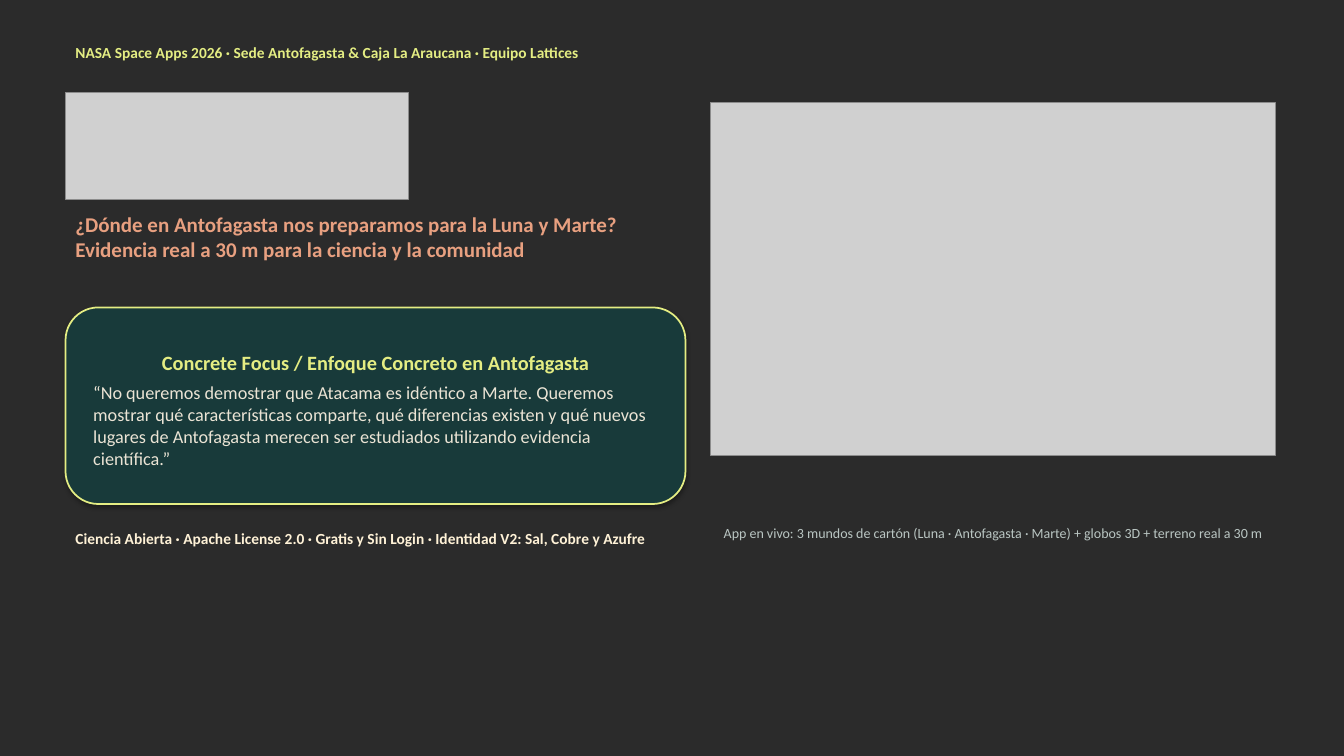
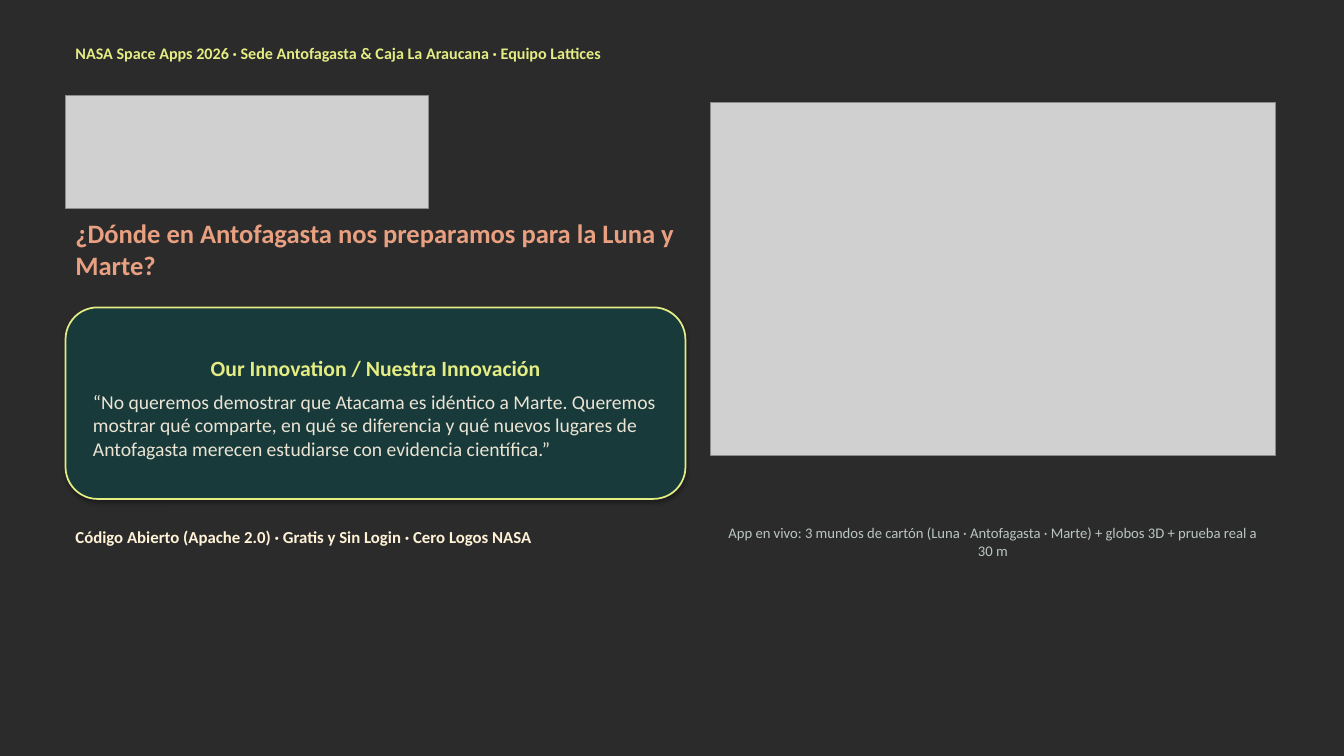
Before and after one commit to AnGeMoNs/Ckepi, a slide deck: slide 1 of docs/nehe/ckepi-pitch-es.pptx. Drawn at 1344x756 pixels with LibreOffice and Linux fonts; fonts in the diff are those of the drawing; grey boxes stand for pictures; background and template pictures are left out; a plain dark background stands for a picture behind light text. Boxes give left, top, right and bottom in pixels: in the first picture for what was removed or moved away, otherwise in the second. Text is boxed around its words. In the diff, an @@ line names an element or a change of style, - is before the commit and + after.

```diff
--- a/docs/nehe/ckepi-pitch-es.pptx
+++ b/docs/nehe/ckepi-pitch-es.pptx
@@ text "NASA Space Apps 2026 · ..." at [75, 47, 600, 62]: size 11 to 11.5 pt @@
@@ picture: place and size @@
-picture at [66, 93, 408, 200]
+picture at [66, 96, 429, 209]
@@ text at [75, 224, 674, 275]: text changed; size 15 to 19 pt @@
-¿Dónde en Antofagasta nos preparamos para la Luna y Marte? Evidencia real a 30 m para la ciencia y la comunidad
+¿Dónde en Antofagasta nos preparamos para la Luna y Marte?
@@ rounded rectangle "Our Innovation / Nuestra Innovación": place and size @@
-rounded rectangle "Our Innovation / Nuestra Innovación" at [66, 308, 686, 504]
+rounded rectangle "Our Innovation / Nuestra Innovación" at [66, 308, 686, 499]
@@ text in rounded rectangle at [93, 360, 655, 460]: text changed; size 13 to 14 pt @@
-Concrete Focus / Enfoque Concreto en Antofagasta
-“No queremos demostrar que Atacama es idéntico a Marte. Queremos mostrar qué características comparte, qué diferencias existen y qué nuevos lugares de Antofagasta merecen ser estudiados utilizando evidencia científica.”
+Our Innovation / Nuestra Innovación
+“No queremos demostrar que Atacama es idéntico a Marte. Queremos mostrar qué comparte, en qué se diferencia y qué nuevos lugares de Antofagasta merecen estudiarse con evidencia científica.”
@@ text at [75, 530, 531, 546]: text changed; size 11 to 12 pt @@
-Ciencia Abierta · Apache License 2.0 · Gratis y Sin Login · Identidad V2: Sal, Cobre y Azufre
+Código Abierto (Apache 2.0) · Gratis y Sin Login · Cero Logos NASA
@@ text at [728, 527, 1257, 556]: text changed; size 10 to 10.5 pt @@
-App en vivo: 3 mundos de cartón (Luna · Antofagasta · Marte) + globos 3D + terreno real a 30 m
+App en vivo: 3 mundos de cartón (Luna · Antofagasta · Marte) + globos 3D + prueba real a 30 m
```
Also in this commit, not shown: 6 other slides changed, 15 other files.
